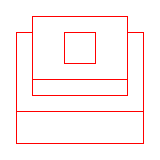
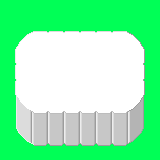
Layered file, before and after one edit (w=160, h=160). Changes by layer:
painted on "draft" over [15, 16, 145, 146]
painted on "Hintergrund" over [0, 0, 160, 160]
